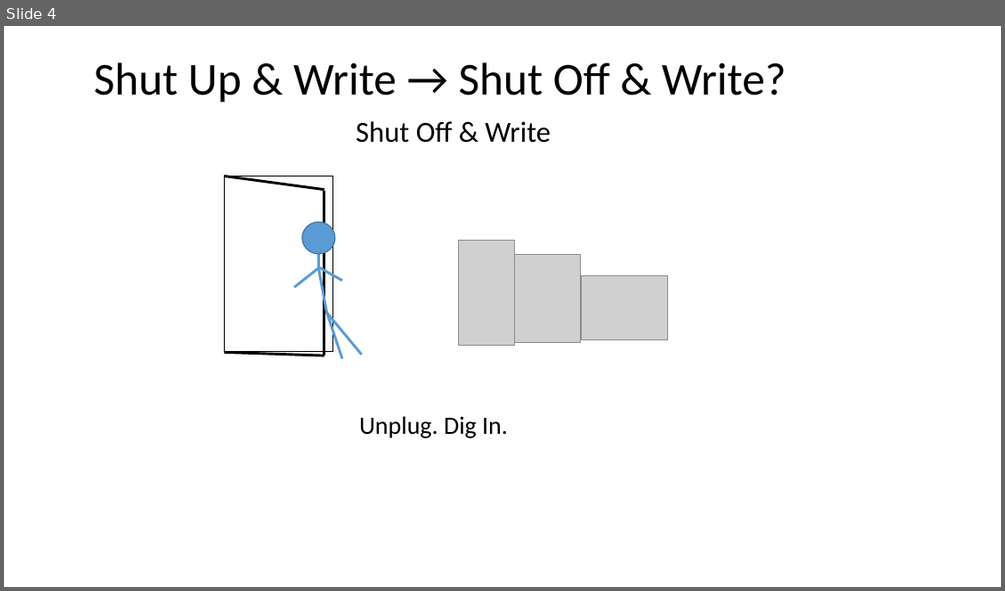
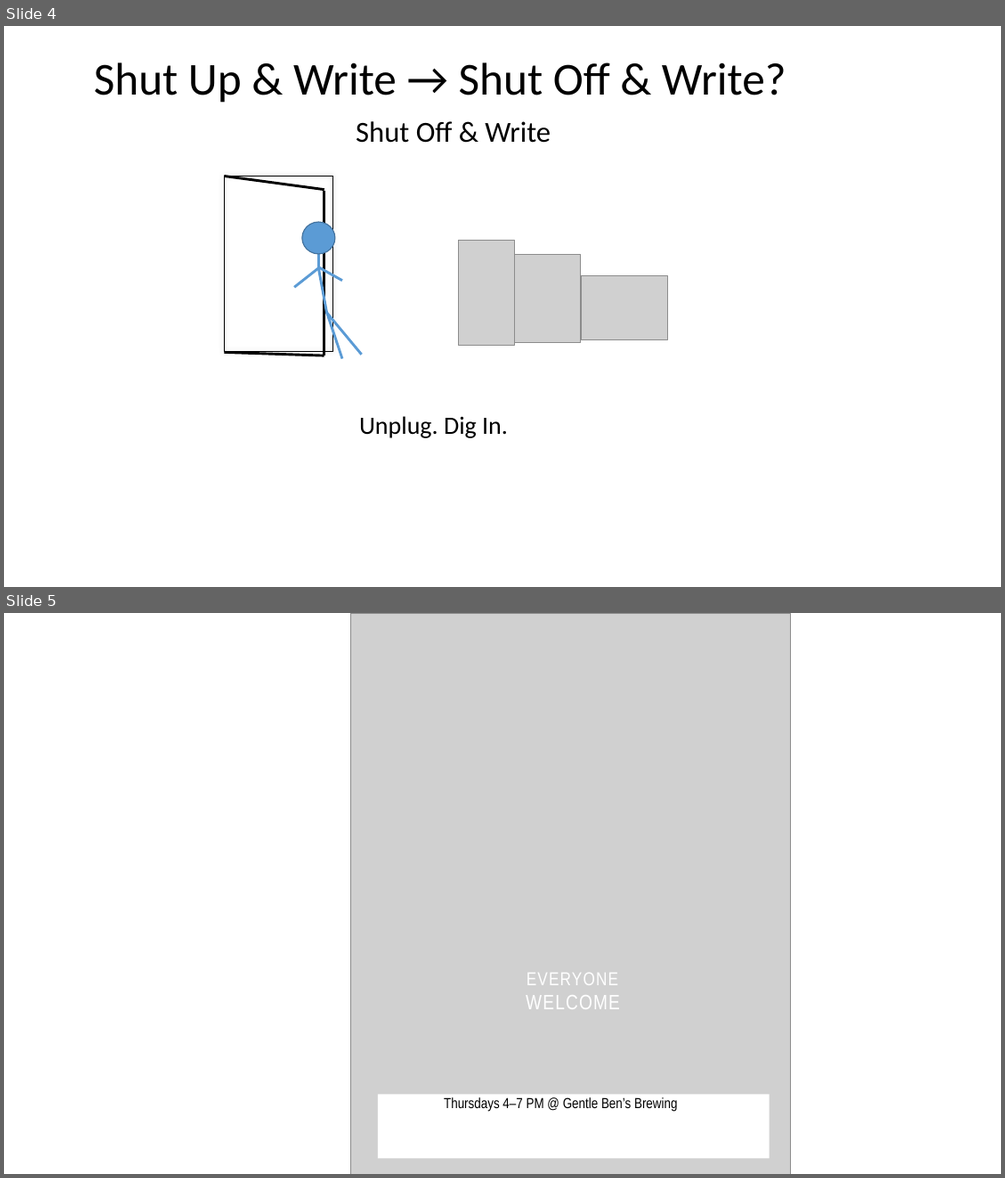
Before and after one commit to resbazaz/resbazaz_promotional_materials, a slide deck: material_design/ResBazAZ_logos.pptx. Shown one above the other, each under a label of ours: slide 4 before the commit, slides 4 and 5 after it. The pictures are 1005x591 and 1005x1178 pixels, drawn with LibreOffice and Linux fonts; fonts in the diff are those of the drawing; grey boxes stand for pictures. Boxes give left, top, right and bottom in pixels: in the first picture for what was removed or moved away, otherwise in the second. Text is boxed around its words. In the diff, an @@ line names an element or a change of style, - is before the commit and + after.

```diff
--- a/material_design/ResBazAZ_logos.pptx
+++ b/material_design/ResBazAZ_logos.pptx
@@ slide 5 added at [4, 613, 1001, 1174], background #FFFFFF @@
@@ group added at [351, 613, 791, 1174]: 2 texts, 1 picture, 1 rectangle @@
+EVERYONE
+WELCOME
+Thursdays 4–7 PM @ Gentle Ben’s Brewing
```
Also in this commit, not shown: 1 slide removed, 3 other files.
